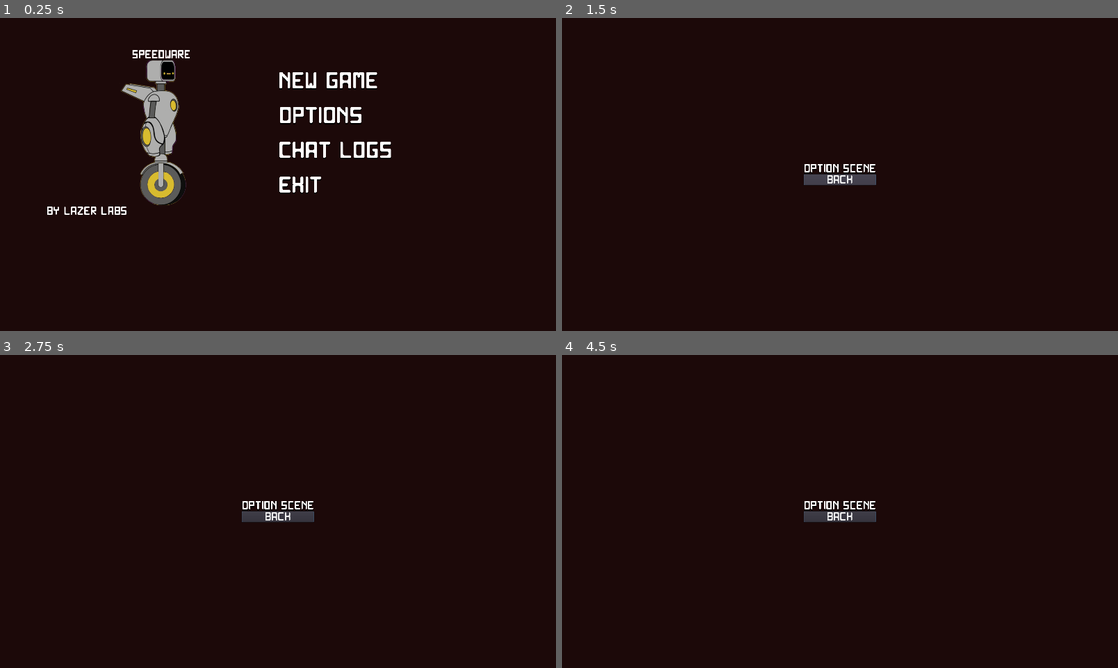
Above: before the commit, frames 1-4 (two rows, left to right).
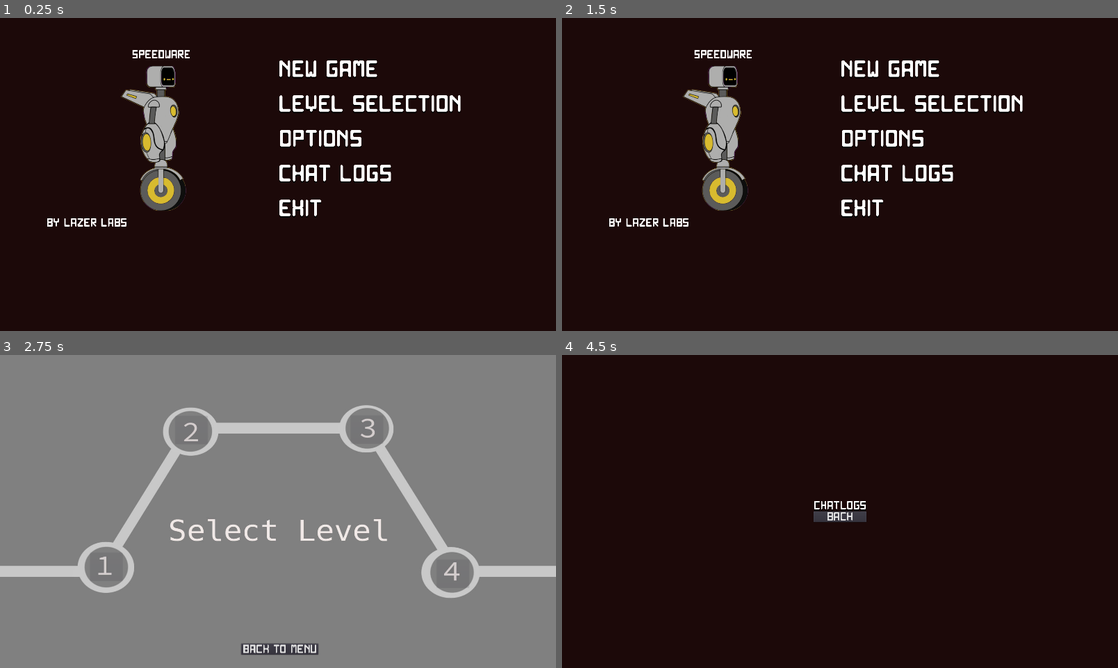
Above: after the commit, the same moments.

Repository: TheChriggu/Speedware
Game: Godot game, scene res://Menus/Startmenu/TitleScreen.tscn
Two runs of this game, one before a commit and one after it. Both use one fixed random seed, a clock stepped at 60 frames per second and the inputs below.
Inputs (mouse positions are in pixels of both pictures, inside the frame that each line leads up to):
- Up to frame 1 (0.25 s): no input
- Up to frame 2 (1.5 s): click "Options" at 0.5 s; click "Back" at 1.25 s
- Up to frame 3 (2.75 s): click (394, 439) at 2 s, where only the run after the commit has a clickable "Level Selection"
- Up to frame 4 (4.5 s): click (667, 567) at 2.77 s; click "Back" (after the commit: "Back to Menu") at 3.5 s; click (956, 511) at 4.25 s, where only the run after the commit has a clickable "Chat Logs"

The runs differ from the first frame. In frame 1, 6.2% of the frame differs, in the area x 8-83%, y 13-67%; in frame 2, 6.3%; in frame 3, 100%, in the area x 0-100%, y 0-100%; in frame 4, 0.4%.

Commit message:
Level Selection added
--HG--
branch : ObjectOrientiveVersion_WIP

Diff:
--- a/Buttons/Chat_Logs.tscn
+++ b/Menus/Buttons/Chat_Logs.tscn
@@ -1,6 +1,7 @@
 [gd_scene load_steps=2 format=2]
 
-[ext_resource path="res://Buttons/MenuButton.tscn" type="PackedScene" id=1]
+[ext_resource path="res://Menus/Buttons/MenuButton.tscn" type="PackedScene" id=1]
+
 
 
 [node name="Chat_Logs" instance=ExtResource( 1 )]
--- a/Buttons/ContinueButton.tscn
+++ b/Menus/Buttons/ContinueButton.tscn
@@ -1,6 +1,7 @@
 [gd_scene load_steps=2 format=2]
 
-[ext_resource path="res://Buttons/MenuButton.tscn" type="PackedScene" id=1]
+[ext_resource path="res://Menus/Buttons/MenuButton.tscn" type="PackedScene" id=1]
+
 
 
 [node name="Continue" index="0" instance=ExtResource( 1 )]
--- a/Buttons/ExitButton.tscn
+++ b/Menus/Buttons/ExitButton.tscn
@@ -1,7 +1,8 @@
 [gd_scene load_steps=3 format=2]
 
-[ext_resource path="res://Buttons/MenuButton.tscn" type="PackedScene" id=1]
+[ext_resource path="res://Menus/Buttons/MenuButton.tscn" type="PackedScene" id=1]
 [ext_resource path="res://Menus/ExitButton.gd" type="Script" id=2]
+
 
 
 
--- /dev/null
+++ b/Menus/Buttons/LevelSelectionButton.tscn
@@ -0,0 +1,9 @@
+[gd_scene load_steps=2 format=2]
+
+[ext_resource path="res://Menus/Buttons/OptionsButton.tscn" type="PackedScene" id=1]
+
+[node name="LevelSelectionButton" instance=ExtResource( 1 )]
+
+[node name="Label" parent="." index="0"]
+
+text = "Level Selection"
--- a/Buttons/OptionsButton.tscn
+++ b/Menus/Buttons/OptionsButton.tscn
@@ -1,11 +1,8 @@
 [gd_scene load_steps=2 format=2]
 
-[ext_resource path="res://Buttons/MenuButton.tscn" type="PackedScene" id=1]
-
+[ext_resource path="res://Menus/Buttons/MenuButton.tscn" type="PackedScene" id=1]
 
 [node name="Options" instance=ExtResource( 1 )]
-
-scene_to_load = "res://Scenes/Buttons/Options.tscn"
 
 [node name="Label" parent="." index="0"]
 
--- /dev/null
+++ b/Menus/LevelSelection/LevelSelection.tscn
@@ -0,0 +1,431 @@
+[gd_scene load_steps=12 format=2]
+
+[ext_resource path="res://Menus/LevelSelection/ui_level_idea.jpg" type="Texture" id=1]
+[ext_resource path="res://Menus/LevelSelection/LevelShortcut.tscn" type="PackedScene" id=2]
+[ext_resource path="res://Scenes/Levels/Prototype_MS02_Ver01_Konstantin_S.tscn" type="PackedScene" id=3]
+[ext_resource path="res://Menus/LevelSelection/Star_Empty.png" type="Texture" id=4]
+[ext_resource path="res://Menus/Return_to_Menu.tscn" type="PackedScene" id=5]
+
+[sub_resource type="Animation" id=1]
+
+resource_name = "Mouse_Hover"
+length = 1.0
+loop = false
+step = 0.1
+tracks/0/type = "value"
+tracks/0/path = NodePath("Label:visible")
+tracks/0/interp = 1
+tracks/0/loop_wrap = true
+tracks/0/imported = false
+tracks/0/enabled = true
+tracks/0/keys = {
+"times": PoolRealArray( 0 ),
+"transitions": PoolRealArray( 1 ),
+"update": 1,
+"values": [ true ]
+}
+tracks/1/type = "value"
+tracks/1/path = NodePath("Sprite3:visible")
+tracks/1/interp = 1
+tracks/1/loop_wrap = true
+tracks/1/imported = false
+tracks/1/enabled = true
+tracks/1/keys = {
+"times": PoolRealArray( 0 ),
+"transitions": PoolRealArray( 1 ),
+"update": 1,
+"values": [ true ]
+}
+tracks/2/type = "value"
+tracks/2/path = NodePath("Sprite2:visible")
+tracks/2/interp = 1
+tracks/2/loop_wrap = true
+tracks/2/imported = false
+tracks/2/enabled = true
+tracks/2/keys = {
+"times": PoolRealArray( 0 ),
+"transitions": PoolRealArray( 1 ),
+"update": 1,
+"values": [ true ]
+}
+tracks/3/type = "value"
+tracks/3/path = NodePath("Sprite:visible")
+tracks/3/interp = 1
+tracks/3/loop_wrap = true
+tracks/3/imported = false
+tracks/3/enabled = true
+tracks/3/keys = {
+"times": PoolRealArray( 0 ),
+"transitions": PoolRealArray( 1 ),
+"update": 1,
+"values": [ true ]
+}
+
+[sub_resource type="Animation" id=2]
+
+resource_name = "Mouse_Hover_Down"
+length = 1.0
+loop = false
+step = 0.1
+tracks/0/type = "value"
+tracks/0/path = NodePath("Label:visible")
+tracks/0/interp = 1
+tracks/0/loop_wrap = true
+tracks/0/imported = false
+tracks/0/enabled = true
+tracks/0/keys = {
+"times": PoolRealArray( 0 ),
+"transitions": PoolRealArray( 1 ),
+"update": 1,
+"values": [ false ]
+}
+tracks/1/type = "value"
+tracks/1/path = NodePath("Sprite3:visible")
+tracks/1/interp = 1
+tracks/1/loop_wrap = true
+tracks/1/imported = false
+tracks/1/enabled = true
+tracks/1/keys = {
+"times": PoolRealArray( 0 ),
+"transitions": PoolRealArray( 1 ),
+"update": 1,
+"values": [ false ]
+}
+tracks/2/type = "value"
+tracks/2/path = NodePath("Sprite2:visible")
+tracks/2/interp = 1
+tracks/2/loop_wrap = true
+tracks/2/imported = false
+tracks/2/enabled = true
+tracks/2/keys = {
+"times": PoolRealArray( 0 ),
+"transitions": PoolRealArray( 1 ),
+"update": 1,
+"values": [ false ]
+}
+tracks/3/type = "value"
+tracks/3/path = NodePath("Sprite:visible")
+tracks/3/interp = 1
+tracks/3/loop_wrap = true
+tracks/3/imported = false
+tracks/3/enabled = true
+tracks/3/keys = {
+"times": PoolRealArray( 0 ),
+"transitions": PoolRealArray( 1 ),
+"update": 1,
+"values": [ false ]
+}
+
+[sub_resource type="Animation" id=3]
+
+resource_name = "Mouse_Hover"
+length = 1.0
+loop = false
+step = 0.1
+tracks/0/type = "value"
+tracks/0/path = NodePath("Label:visible")
+tracks/0/interp = 1
+tracks/0/loop_wrap = true
+tracks/0/imported = false
+tracks/0/enabled = true
+tracks/0/keys = {
+"times": PoolRealArray( 0 ),
+"transitions": PoolRealArray( 1 ),
+"update": 1,
+"values": [ true ]
+}
+tracks/1/type = "value"
+tracks/1/path = NodePath("Sprite3:visible")
+tracks/1/interp = 1
+tracks/1/loop_wrap = true
+tracks/1/imported = false
+tracks/1/enabled = true
+tracks/1/keys = {
+"times": PoolRealArray( 0 ),
+"transitions": PoolRealArray( 1 ),
+"update": 1,
+"values": [ true ]
+}
+tracks/2/type = "value"
+tracks/2/path = NodePath("Sprite2:visible")
+tracks/2/interp = 1
+tracks/2/loop_wrap = true
+tracks/2/imported = false
+tracks/2/enabled = true
+tracks/2/keys = {
+"times": PoolRealArray( 0 ),
+"transitions": PoolRealArray( 1 ),
+"update": 1,
+"values": [ true ]
+}
+tracks/3/type = "value"
+tracks/3/path = NodePath("Sprite:visible")
+tracks/3/interp = 1
+tracks/3/loop_wrap = true
+tracks/3/imported = false
+tracks/3/enabled = true
+tracks/3/keys = {
+"times": PoolRealArray( 0 ),
+"transitions": PoolRealArray( 1 ),
+"update": 1,
+"values": [ true ]
+}
+
+[sub_resource type="Animation" id=4]
+
+resource_name = "Mouse_Hover_Down"
+length = 1.0
+loop = false
+step = 0.1
+tracks/0/type = "value"
+tracks/0/path = NodePath("Label:visible")
+tracks/0/interp = 1
+tracks/0/loop_wrap = true
+tracks/0/imported = false
+tracks/0/enabled = true
+tracks/0/keys = {
+"times": PoolRealArray( 0 ),
+"transitions": PoolRealArray( 1 ),
+"update": 1,
+"values": [ false ]
+}
+tracks/1/type = "value"
+tracks/1/path = NodePath("Sprite3:visible")
+tracks/1/interp = 1
+tracks/1/loop_wrap = true
+tracks/1/imported = false
+tracks/1/enabled = true
+tracks/1/keys = {
+"times": PoolRealArray( 0 ),
+"transitions": PoolRealArray( 1 ),
+"update": 1,
+"values": [ false ]
+}
+tracks/2/type = "value"
+tracks/2/path = NodePath("Sprite2:visible")
+tracks/2/interp = 1
+tracks/2/loop_wrap = true
+tracks/2/imported = false
+tracks/2/enabled = true
+tracks/2/keys = {
+"times": PoolRealArray( 0 ),
+"transitions": PoolRealArray( 1 ),
+"update": 1,
+"values": [ false ]
+}
+tracks/3/type = "value"
+tracks/3/path = NodePath("Sprite:visible")
+tracks/3/interp = 1
+tracks/3/loop_wrap = true
+tracks/3/imported = false
+tracks/3/enabled = true
+tracks/3/keys = {
+"times": PoolRealArray( 0 ),
+"transitions": PoolRealArray( 1 ),
+"update": 1,
+"values": [ false ]
+}
+
+[sub_resource type="Animation" id=5]
+
+resource_name = "Mouse_Hover"
+length = 1.0
+loop = false
+step = 0.1
+tracks/0/type = "value"
+tracks/0/path = NodePath("Label:visible")
+tracks/0/interp = 1
+tracks/0/loop_wrap = true
+tracks/0/imported = false
+tracks/0/enabled = true
+tracks/0/keys = {
+"times": PoolRealArray( 0 ),
+"transitions": PoolRealArray( 1 ),
+"update": 1,
+"values": [ true ]
+}
+tracks/1/type = "value"
+tracks/1/path = NodePath("Sprite3:visible")
+tracks/1/interp = 1
+tracks/1/loop_wrap = true
+tracks/1/imported = false
+tracks/1/enabled = true
+tracks/1/keys = {
+"times": PoolRealArray( 0 ),
+"transitions": PoolRealArray( 1 ),
+"update": 1,
+"values": [ true ]
+}
+tracks/2/type = "value"
+tracks/2/path = NodePath("Sprite2:visible")
+tracks/2/interp = 1
+tracks/2/loop_wrap = true
+tracks/2/imported = false
+tracks/2/enabled = true
+tracks/2/keys = {
+"times": PoolRealArray( 0 ),
+"transitions": PoolRealArray( 1 ),
+"update": 1,
+"values": [ true ]
+}
+tracks/3/type = "value"
+tracks/3/path = NodePath("Sprite:visible")
+tracks/3/interp = 1
+tracks/3/loop_wrap = true
+tracks/3/imported = false
+tracks/3/enabled = true
+tracks/3/keys = {
+"times": PoolRealArray( 0 ),
+"transitions": PoolRealArray( 1 ),
+"update": 1,
+"values": [ true ]
+}
+
+[sub_resource type="Animation" id=6]
+
+resource_name = "Mouse_Hover_Down"
+length = 1.0
+loop = false
+step = 0.1
+tracks/0/type = "value"
+tracks/0/path = NodePath("Label:visible")
+tracks/0/interp = 1
+tracks/0/loop_wrap = true
+tracks/0/imported = false
+tracks/0/enabled = true
+tracks/0/keys = {
+"times": PoolRealArray( 0 ),
+"transitions": PoolRealArray( 1 ),
+"update": 1,
+"values": [ false ]
+}
+tracks/1/type = "value"
+tracks/1/path = NodePath("Sprite3:visible")
+tracks/1/interp = 1
+tracks/1/loop_wrap = true
+tracks/1/imported = false
+tracks/1/enabled = true
+tracks/1/keys = {
+"times": PoolRealArray( 0 ),
+"transitions": PoolRealArray( 1 ),
+"update": 1,
+"values": [ false ]
+}
+tracks/2/type = "value"
+tracks/2/path = NodePath("Sprite2:visible")
+tracks/2/interp = 1
+tracks/2/loop_wrap = true
+tracks/2/imported = false
+tracks/2/enabled = true
+tracks/2/keys = {
+"times": PoolRealArray( 0 ),
+"transitions": PoolRealArray( 1 ),
+"update": 1,
+"values": [ false ]
+}
+tracks/3/type = "value"
+tracks/3/path = NodePath("Sprite:visible")
+tracks/3/interp = 1
+tracks/3/loop_wrap = true
+tracks/3/imported = false
+tracks/3/enabled = true
+tracks/3/keys = {
+"times": PoolRealArray( 0 ),
+"transitions": PoolRealArray( 1 ),
+"update": 1,
+"values": [ false ]
+}
+
+[node name="LevelSelection" type="Node" index="0"]
+
+[node name="Background" type="Sprite" parent="." index="0"]
+
+position = Vector2( 874.733, 604.298 )
+scale = Vector2( 1.05719, 0.988293 )
+texture = ExtResource( 1 )
+
+[node name="LevelShortcut" parent="." index="1" instance=ExtResource( 2 )]
+
+position = Vector2( 368.272, 727.291 )
+scene_to_load = ExtResource( 3 )
+
+[node name="LevelShortcut2" parent="." index="2" instance=ExtResource( 2 )]
+
+editor/display_folded = true
+position = Vector2( 662.203, 255.495 )
+scene_to_load = ExtResource( 3 )
+
+[node name="Sprite3" parent="LevelShortcut2" index="3"]
+
+texture = ExtResource( 4 )
+
+[node name="Label" parent="LevelShortcut2" index="4"]
+
+text = "Best Time: 35.64"
+
+[node name="AnimationPlayer" parent="LevelShortcut2" index="5"]
+
+anims/Mouse_Hover = SubResource( 1 )
+anims/Mouse_Hover_Down = SubResource( 2 )
+
+[node name="LevelShortcut3" parent="." index="3" instance=ExtResource( 2 )]
+
+editor/display_folded = true
+position = Vector2( 1268.15, 253.988 )
+scene_to_load = ExtResource( 3 )
+
+[node name="Sprite2" parent="LevelShortcut3" index="2"]
+
+texture = ExtResource( 4 )
+
+[node name="Sprite3" parent="LevelShortcut3" index="3"]
+
+texture = ExtResource( 4 )
+
+[node name="Label" parent="LevelShortcut3" index="4"]
+
+text = "Best Time: 54.33"
+
+[node name="AnimationPlayer" parent="LevelShortcut3" index="5"]
+
+anims/Mouse_Hover = SubResource( 3 )
+anims/Mouse_Hover_Down = SubResource( 4 )
+
+[node name="LevelShortcut4" parent="." index="4" instance=ExtResource( 2 )]
+
+editor/display_folded = true
+position = Vector2( 1565.1, 751.408 )
+scene_to_load = ExtResource( 3 )
+
+[node name="Sprite" parent="LevelShortcut4" index="1"]
+
+texture = ExtResource( 4 )
+
+[node name="Sprite2" parent="LevelShortcut4" index="2"]
+
+texture = ExtResource( 4 )
+
+[node name="Sprite3" parent="LevelShortcut4" index="3"]
+
+texture = ExtResource( 4 )
+
+[node name="Label" parent="LevelShortcut4" index="4"]
+
+text = "Best Time: -"
+
+[node name="AnimationPlayer" parent="LevelShortcut4" index="5"]
+
+anims/Mouse_Hover = SubResource( 5 )
+anims/Mouse_Hover_Down = SubResource( 6 )
+
+[node name="Return_to_Menu" parent="." index="5" instance=ExtResource( 5 )]
+
+margin_left = 6.0
+margin_top = 457.0
+margin_right = 6.0
+margin_bottom = 457.0
+
+
+[editable path="LevelShortcut2"]
+[editable path="LevelShortcut3"]
+[editable path="LevelShortcut4"]
--- /dev/null
+++ b/Menus/LevelSelection/LevelShortcut.gd
@@ -0,0 +1,14 @@
+extends Node2D
+
+export(PackedScene) var scene_to_load
+
+func _on_Button_mouse_entered():
+	$AnimationPlayer.play("Mouse_Hover")
+
+
+func _on_Button_mouse_exited():
+	$AnimationPlayer.play("Mouse_Hover_Down")
+
+
+func _on_Button_pressed():
+	get_tree().change_scene_to(scene_to_load)
--- /dev/null
+++ b/Menus/LevelSelection/LevelShortcut.tscn
@@ -0,0 +1,207 @@
+[gd_scene load_steps=5 format=2]
+
+[ext_resource path="res://Menus/LevelSelection/LevelShortcut.gd" type="Script" id=1]
+[ext_resource path="res://Menus/LevelSelection/Star_Filled.png" type="Texture" id=2]
+
+[sub_resource type="Animation" id=1]
+
+resource_name = "Mouse_Hover"
+length = 1.0
+loop = false
+step = 0.1
+tracks/0/type = "value"
+tracks/0/path = NodePath("Label:visible")
+tracks/0/interp = 1
+tracks/0/loop_wrap = true
+tracks/0/imported = false
+tracks/0/enabled = true
+tracks/0/keys = {
+"times": PoolRealArray( 0 ),
+"transitions": PoolRealArray( 1 ),
+"update": 1,
+"values": [ true ]
+}
+tracks/1/type = "value"
+tracks/1/path = NodePath("Sprite3:visible")
+tracks/1/interp = 1
+tracks/1/loop_wrap = true
+tracks/1/imported = false
+tracks/1/enabled = true
+tracks/1/keys = {
+"times": PoolRealArray( 0 ),
+"transitions": PoolRealArray( 1 ),
+"update": 1,
+"values": [ true ]
+}
+tracks/2/type = "value"
+tracks/2/path = NodePath("Sprite2:visible")
+tracks/2/interp = 1
+tracks/2/loop_wrap = true
+tracks/2/imported = false
+tracks/2/enabled = true
+tracks/2/keys = {
+"times": PoolRealArray( 0 ),
+"transitions": PoolRealArray( 1 ),
+"update": 1,
+"values": [ true ]
+}
+tracks/3/type = "value"
+tracks/3/path = NodePath("Sprite:visible")
+tracks/3/interp = 1
+tracks/3/loop_wrap = true
+tracks/3/imported = false
+tracks/3/enabled = true
+tracks/3/keys = {
+"times": PoolRealArray( 0 ),
+"transitions": PoolRealArray( 1 ),
+"update": 1,
+"values": [ true ]
+}
+
+[sub_resource type="Animation" id=2]
+
+resource_name = "Mouse_Hover_Down"
+length = 1.0
+loop = false
+step = 0.1
+tracks/0/type = "value"
+tracks/0/path = NodePath("Label:visible")
+tracks/0/interp = 1
+tracks/0/loop_wrap = true
+tracks/0/imported = false
+tracks/0/enabled = true
+tracks/0/keys = {
+"times": PoolRealArray( 0 ),
+"transitions": PoolRealArray( 1 ),
+"update": 1,
+"values": [ false ]
+}
+tracks/1/type = "value"
+tracks/1/path = NodePath("Sprite3:visible")
+tracks/1/interp = 1
+tracks/1/loop_wrap = true
+tracks/1/imported = false
+tracks/1/enabled = true
+tracks/1/keys = {
+"times": PoolRealArray( 0 ),
+"transitions": PoolRealArray( 1 ),
+"update": 1,
+"values": [ false ]
+}
+tracks/2/type = "value"
+tracks/2/path = NodePath("Sprite2:visible")
+tracks/2/interp = 1
+tracks/2/loop_wrap = true
+tracks/2/imported = false
+tracks/2/enabled = true
+tracks/2/keys = {
+"times": PoolRealArray( 0 ),
+"transitions": PoolRealArray( 1 ),
+"update": 1,
+"values": [ false ]
+}
+tracks/3/type = "value"
+tracks/3/path = NodePath("Sprite:visible")
+tracks/3/interp = 1
+tracks/3/loop_wrap = true
+tracks/3/imported = false
+tracks/3/enabled = true
+tracks/3/keys = {
+"times": PoolRealArray( 0 ),
+"transitions": PoolRealArray( 1 ),
+"update": 1,
+"values": [ false ]
+}
+
+[node name="LevelShortcut" type="Node2D"]
+
+script = ExtResource( 1 )
+_sections_unfolded = [ "Visibility" ]
+scene_to_load = null
+
+[node name="Button" type="Button" parent="." index="0"]
+
+modulate = Color( 1, 1, 1, 0.160196 )
+anchor_left = 0.0
+anchor_top = 0.0
+anchor_right = 0.0
+anchor_bottom = 0.0
+margin_left = -57.0
+margin_top = -45.0
+margin_right = 55.0
+margin_bottom = 52.0
+rect_pivot_offset = Vector2( 0, 0 )
+rect_clip_content = false
+focus_mode = 2
+mouse_filter = 0
+mouse_default_cursor_shape = 0
+size_flags_horizontal = 1
+size_flags_vertical = 1
+toggle_mode = false
+enabled_focus_mode = 2
+shortcut = null
+group = null
+flat = false
+align = 1
+_sections_unfolded = [ "Visibility" ]
+
+[node name="Sprite" type="Sprite" parent="." index="1"]
+
+visible = false
+position = Vector2( -52.0485, -80.9365 )
+texture = ExtResource( 2 )
+_sections_unfolded = [ "Visibility" ]
+
+[node name="Sprite2" type="Sprite" parent="." index="2"]
+
+visible = false
+position = Vector2( 3.22743, -100.9 )
+texture = ExtResource( 2 )
+_sections_unfolded = [ "Visibility" ]
+
+[node name="Sprite3" type="Sprite" parent="." index="3"]
+
+visible = false
+position = Vector2( 61.6123, -81.6923 )
+texture = ExtResource( 2 )
+_sections_unfolded = [ "Visibility" ]
+
+[node name="Label" type="Label" parent="." index="4"]
+
+visible = false
+anchor_left = 0.0
+anchor_top = 0.0
+anchor_right = 0.0
+anchor_bottom = 0.0
+margin_left = -54.0
+margin_top = 57.0
+margin_right = 55.0
+margin_bottom = 71.0
+rect_pivot_offset = Vector2( 0, 0 )
+rect_clip_content = false
+mouse_filter = 2
+mouse_default_cursor_shape = 0
+size_flags_horizontal = 1
+size_flags_vertical = 4
+text = "Best Time: 24.59"
+percent_visible = 1.0
+lines_skipped = 0
+max_lines_visible = -1
+_sections_unfolded = [ "Visibility" ]
+
+[node name="AnimationPlayer" type="AnimationPlayer" parent="." index="5"]
+
+root_node = NodePath("..")
+autoplay = ""
+playback_process_mode = 1
+playback_default_blend_time = 0.0
+playback_speed = 1.0
+anims/Mouse_Hover = SubResource( 1 )
+anims/Mouse_Hover_Down = SubResource( 2 )
+blend_times = [  ]
+
+[connection signal="mouse_entered" from="Button" to="." method="_on_Button_mouse_entered"]
+
+[connection signal="mouse_exited" from="Button" to="." method="_on_Button_mouse_exited"]
+
+[connection signal="pressed" from="Button" to="." method="_on_Button_pressed"]
--- a/Menus/Startmenu/TitleScreen.tscn
+++ b/Menus/Startmenu/TitleScreen.tscn
@@ -1,19 +1,21 @@
-[gd_scene load_steps=13 format=2]
+[gd_scene load_steps=15 format=2]
 
 [ext_resource path="res://Fonts/Custom_Font_Custom_Credits.tres" type="DynamicFont" id=1]
 [ext_resource path="res://Menus/Startmenu/Speedware_Logo_01_BryanPrintz.png" type="Texture" id=2]
 [ext_resource path="res://Player/Character_Sprite_Yellow.png" type="Texture" id=3]
-[ext_resource path="res://Buttons/MenuButton.tscn" type="PackedScene" id=4]
+[ext_resource path="res://Menus/Buttons/MenuButton.tscn" type="PackedScene" id=4]
 [ext_resource path="res://Scenes/Levels/Prototype_MS02_Ver01_Konstantin_S.tscn" type="PackedScene" id=5]
-[ext_resource path="res://Buttons/ContinueButton.tscn" type="PackedScene" id=6]
+[ext_resource path="res://Menus/Buttons/ContinueButton.tscn" type="PackedScene" id=6]
 [ext_resource path="res://Scenes/Levels/level_physicsTest_01_Chris.tscn" type="PackedScene" id=7]
-[ext_resource path="res://Buttons/OptionsButton.tscn" type="PackedScene" id=8]
-[ext_resource path="res://Menus/Startmenu/Options.tscn" type="PackedScene" id=9]
-[ext_resource path="res://Buttons/Chat_Logs.tscn" type="PackedScene" id=10]
-[ext_resource path="res://Menus/Startmenu/Chatlogs.tscn" type="PackedScene" id=11]
-[ext_resource path="res://Buttons/ExitButton.tscn" type="PackedScene" id=12]
-
-[node name="TitleScreen" type="Control"]
+[ext_resource path="res://Menus/Buttons/LevelSelectionButton.tscn" type="PackedScene" id=8]
+[ext_resource path="res://Menus/LevelSelection/LevelSelection.tscn" type="PackedScene" id=9]
+[ext_resource path="res://Menus/Buttons/OptionsButton.tscn" type="PackedScene" id=10]
+[ext_resource path="res://Menus/Startmenu/Options.tscn" type="PackedScene" id=11]
+[ext_resource path="res://Menus/Buttons/Chat_Logs.tscn" type="PackedScene" id=12]
+[ext_resource path="res://Menus/Startmenu/Chatlogs.tscn" type="PackedScene" id=13]
+[ext_resource path="res://Menus/Buttons/ExitButton.tscn" type="PackedScene" id=14]
+
+[node name="TitleScreen" type="Control" index="0"]
 
 pause_mode = 2
 anchor_left = 0.0
@@ -98,7 +100,7 @@
 anchor_bottom = 0.0
 margin_top = 36.0
 margin_right = 1598.0
-margin_bottom = 536.0
+margin_bottom = 576.0
 rect_pivot_offset = Vector2( 0, 0 )
 rect_clip_content = false
 mouse_filter = 1
@@ -116,7 +118,7 @@
 anchor_right = 0.0
 anchor_bottom = 0.0
 margin_right = 797.0
-margin_bottom = 500.0
+margin_bottom = 540.0
 rect_pivot_offset = Vector2( 0, 0 )
 rect_clip_content = false
 mouse_filter = 0
@@ -133,8 +135,9 @@
 anchor_right = 0.0
 anchor_bottom = 0.0
 margin_left = 148.0
+margin_top = 20.0
 margin_right = 648.0
-margin_bottom = 500.0
+margin_bottom = 520.0
 rect_pivot_offset = Vector2( 0, 0 )
 rect_clip_content = false
 mouse_filter = 1
@@ -153,7 +156,7 @@
 anchor_bottom = 0.0
 margin_left = 801.0
 margin_right = 1598.0
-margin_bottom = 500.0
+margin_bottom = 540.0
 rect_pivot_offset = Vector2( 0, 0 )
 rect_clip_content = false
 mouse_filter = 1
@@ -167,9 +170,8 @@
 [node name="Start Game" parent="Menu/CenterRow/Buttons" index="0" instance=ExtResource( 4 )]
 
 pause_mode = 2
-margin_top = 40.0
-margin_right = 797.0
-margin_bottom = 100.0
+margin_right = 797.0
+margin_bottom = 60.0
 _sections_unfolded = [ "Pause", "Rect" ]
 scene_to_load = ExtResource( 5 )
 
@@ -183,30 +185,37 @@
 _sections_unfolded = [ "Pause", "Rect" ]
 scene_to_load = ExtResource( 7 )
 
-[node name="Options" parent="Menu/CenterRow/Buttons" index="2" instance=ExtResource( 8 )]
-
-pause_mode = 2
-margin_top = 160.0
-margin_right = 797.0
-margin_bottom = 220.0
-_sections_unfolded = [ "Pause", "Rect" ]
+[node name="LevelSelectionButton" parent="Menu/CenterRow/Buttons" index="2" instance=ExtResource( 8 )]
+
+margin_top = 120.0
+margin_right = 797.0
+margin_bottom = 180.0
 scene_to_load = ExtResource( 9 )
 
-[node name="Chat_Logs" parent="Menu/CenterRow/Buttons" index="3" instance=ExtResource( 10 )]
-
-pause_mode = 2
-margin_top = 280.0
-margin_right = 797.0
-margin_bottom = 340.0
+[node name="Options" parent="Menu/CenterRow/Buttons" index="3" instance=ExtResource( 10 )]
+
+pause_mode = 2
+margin_top = 240.0
+margin_right = 797.0
+margin_bottom = 300.0
 _sections_unfolded = [ "Pause", "Rect" ]
 scene_to_load = ExtResource( 11 )
 
-[node name="Exit" parent="Menu/CenterRow/Buttons" index="4" instance=ExtResource( 12 )]
-
-pause_mode = 2
-margin_top = 400.0
-margin_right = 797.0
-margin_bottom = 460.0
+[node name="Chat_Logs" parent="Menu/CenterRow/Buttons" index="4" instance=ExtResource( 12 )]
+
+pause_mode = 2
+margin_top = 360.0
+margin_right = 797.0
+margin_bottom = 420.0
+_sections_unfolded = [ "Pause", "Rect" ]
+scene_to_load = ExtResource( 13 )
+
+[node name="Exit" parent="Menu/CenterRow/Buttons" index="5" instance=ExtResource( 14 )]
+
+pause_mode = 2
+margin_top = 480.0
+margin_right = 797.0
+margin_bottom = 540.0
 _sections_unfolded = [ "Pause", "Rect" ]
 
 [node name="VersionLabel" type="Label" parent="Menu" index="3"]
@@ -215,7 +224,7 @@
 anchor_top = 0.0
 anchor_right = 0.0
 anchor_bottom = 0.0
-margin_top = 540.0
+margin_top = 580.0
 margin_right = 1598.0
 margin_bottom = 861.0
 rect_pivot_offset = Vector2( 0, 0 )
--- a/Menus/return_to_title.gd
+++ b/Menus/return_to_title.gd
@@ -1,4 +1,4 @@
 extends Control
 
 func _on_Button_pressed():
-	get_tree().change_scene("res://Scenes/TitleScreen.tscn")
+	get_tree().change_scene("res://Menus/Startmenu/TitleScreen.tscn")
Renamed: Buttons/MenuButton.tscn -> Menus/Buttons/MenuButton.tscn
Binary file added: Menus/LevelSelection/Star_Empty.png
Not shown, added: Menus/LevelSelection/Star_Empty.png.import
Binary file added: Menus/LevelSelection/Star_Filled.png
Not shown, added: Menus/LevelSelection/Star_Filled.png.import
Binary file added: Menus/LevelSelection/ui_level_idea.jpg
Not shown, added: Menus/LevelSelection/ui_level_idea.jpg.import
